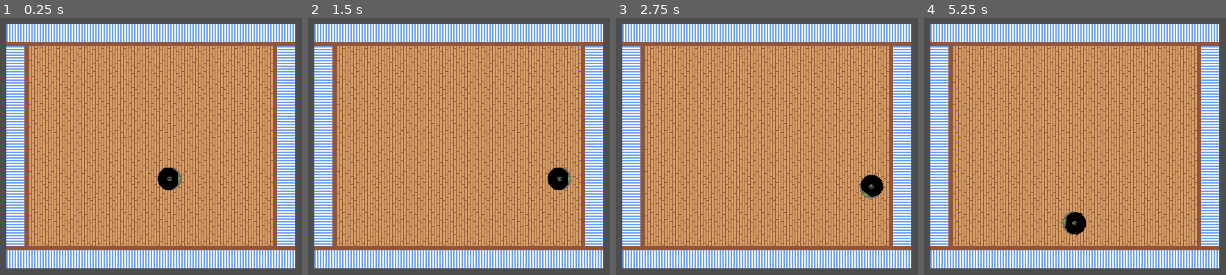
Above: before the commit, frames 1-4 (left to right).
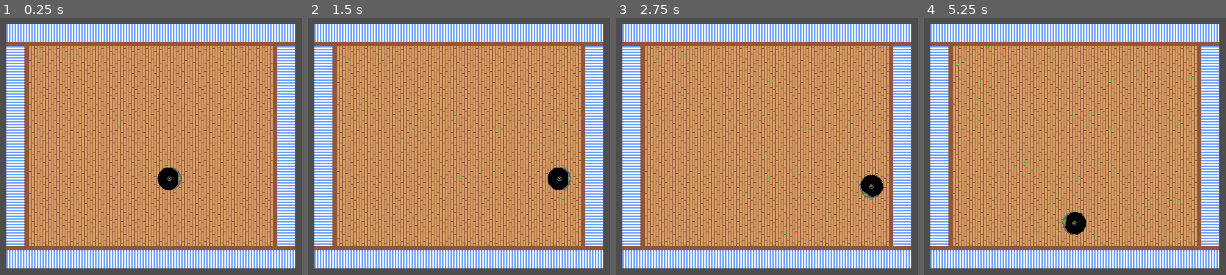
Above: after the commit, the same moments.

Repository: NatYoungren/roombot
Game: Godot game, scene res://scenes/test_level.tscn
The game is run twice, just before and just after one commit, with the same random seed, the same clock (stepped at 60 frames per second) and the same inputs.
Inputs:
- Up to frame 1 (0.25 s): no input
- Up to frame 2 (1.5 s): no input
- Up to frame 3 (2.75 s): tap Enter at 2 s
- Up to frame 4 (5.25 s): no input

The runs differ from the first frame. In frame 1, less than 0.1% of the frame differs, in the area x 13-84%, y 14-84%; in frame 2, 0.1%; in frame 3, 0.2%; in frame 4, 0.5%, in the area x 9-91%, y 10-89%.

Commit message:
Added a placeholder filth image layer.

Diff:
--- /dev/null
+++ b/roombot/scenes/filth_layer.tscn
@@ -0,0 +1,10 @@
+[gd_scene load_steps=2 format=3 uid="uid://dvg8316hkghy"]
+
+[ext_resource type="Script" uid="uid://dxbal0aa43awy" path="res://scripts/filth_layer.gd" id="1_wq0e7"]
+
+[node name="filth_layer" type="Node2D"]
+script = ExtResource("1_wq0e7")
+img_size = Vector2i(320, 256)
+
+[node name="sprite" type="Sprite2D" parent="."]
+centered = false
--- a/roombot/scenes/test_level.tscn
+++ b/roombot/scenes/test_level.tscn
@@ -1,11 +1,16 @@
-[gd_scene load_steps=3 format=3 uid="uid://clbd3xh7l0wi5"]
+[gd_scene load_steps=4 format=3 uid="uid://clbd3xh7l0wi5"]
 
 [ext_resource type="PackedScene" uid="uid://pkn2ikxrwsv8" path="res://scenes/house.tscn" id="1_paw1w"]
 [ext_resource type="PackedScene" uid="uid://dxauipst7macc" path="res://scenes/roomba_basic.tscn" id="2_j6w7d"]
+[ext_resource type="PackedScene" uid="uid://dvg8316hkghy" path="res://scenes/filth_layer.tscn" id="2_x4b8f"]
 
 [node name="test_level" type="Node2D"]
 
 [node name="House" parent="." instance=ExtResource("1_paw1w")]
 
+[node name="filth_layer" parent="." instance=ExtResource("2_x4b8f")]
+position = Vector2(225, 160)
+img_size = Vector2i(352, 288)
+
 [node name="Roomba_Basic" parent="." instance=ExtResource("2_j6w7d")]
 position = Vector2(421, 351)
--- /dev/null
+++ b/roombot/scripts/filth_layer.gd
@@ -0,0 +1,30 @@
+class_name FilthLayer extends Node2D
+
+# TODO:
+# fix_alpha_edges could be useful to clean up edges after drawing/erasing.
+
+
+
+@onready var sprite: Sprite2D = $sprite
+
+@export var img_size: Vector2i = Vector2i(256, 256)
+
+var image: Image
+
+func _init_image(size: Vector2i = img_size) -> Image:
+	var img: Image = Image.create_empty(size.x, size.y, false, Image.FORMAT_RGBA8) # TODO: Try simpler formats (1/2 channels)
+	return img
+
+# func _create_blank_texture(_size: Vector2i = img_size) -> Texture2D:
+# 	return Texture2D.new()
+
+
+func _ready() -> void:
+	image = _init_image(img_size)
+	var tex: ImageTexture = ImageTexture.create_from_image(image)
+	sprite.texture = tex
+
+func _process(_delta: float) -> void:
+	# DEBUG: Adds a random green pixel each frame
+	image.set_pixel(randi() % img_size.x, randi() % img_size.y, Color.GREEN)
+	sprite.texture = ImageTexture.create_from_image(image)
Not shown, added: roombot/scripts/filth_layer.gd.uid
